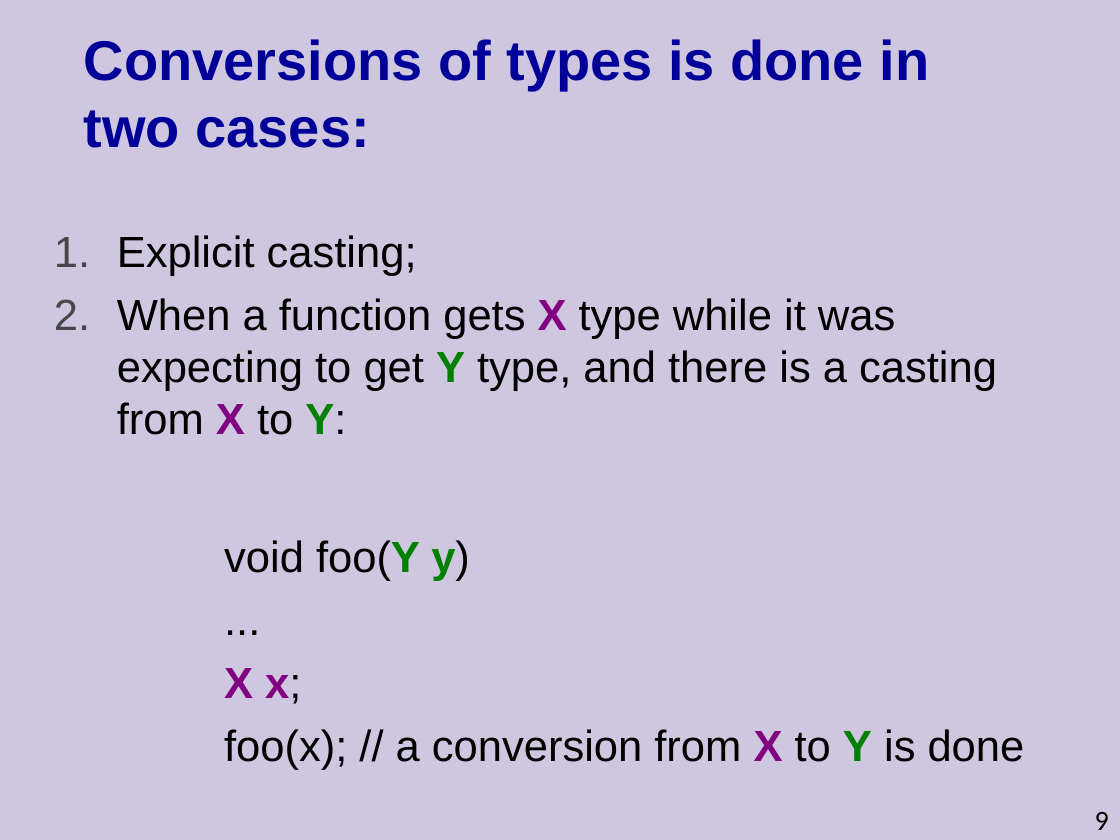
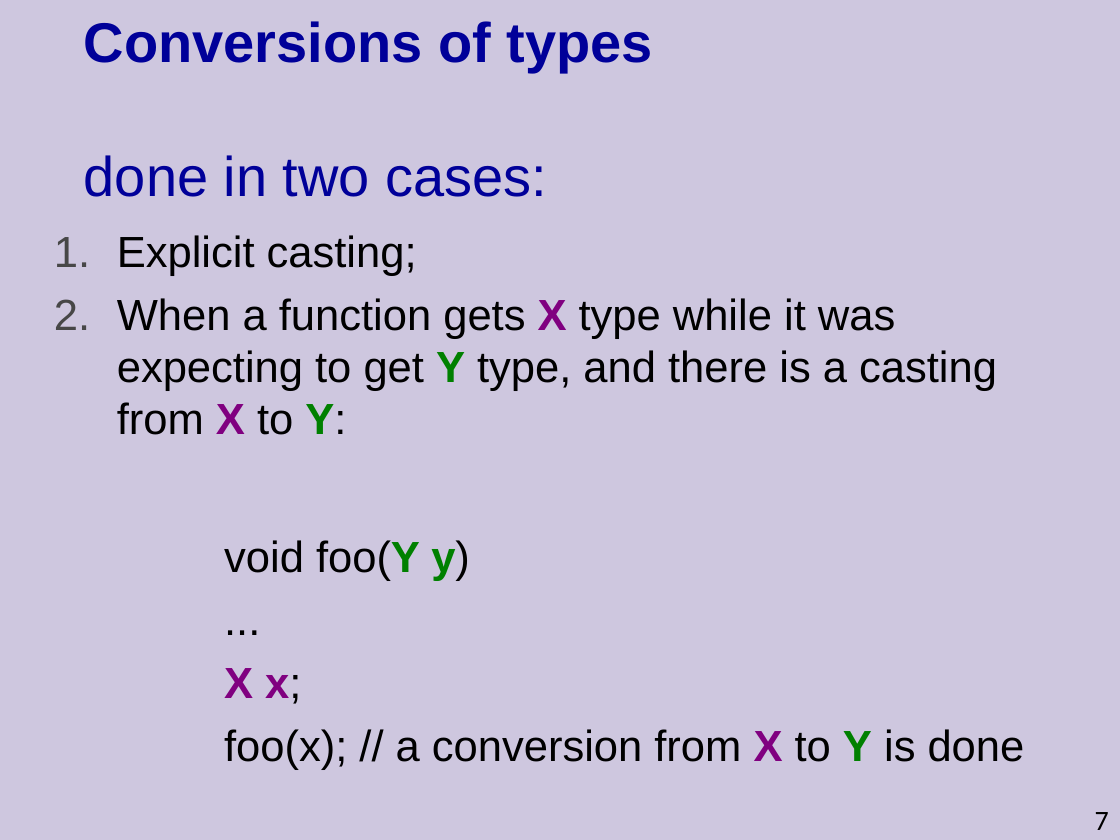
Before and after one commit to cpp-at-ariel/cpp-5779, a slide deck: slide 7 of 05-copy-convert/slides.odp (slide 9 before the commit). Drawn at 1120x840 pixels with LibreOffice and Linux fonts; fonts in the diff are those of the drawing. Boxes give left, top, right and bottom in pixels: in the first picture for what was removed or moved away, otherwise in the second. Text is boxed around its words. In the diff, an @@ line names an element or a change of style, - is before the commit and + after.

```diff
--- a/05-copy-convert/slides.odp
+++ b/05-copy-convert/slides.odp
@@ title at <box>84,21,652,197</box>: text changed @@
-Conversions of types is done in two cases:
+Conversions of types
+done in two cases:
@@ page number at <box>1095,812,1109,830</box>: text changed @@
-9
+7
```
Also in this commit, not shown: 7 other slides changed, 3 slides removed, 13 other files.
